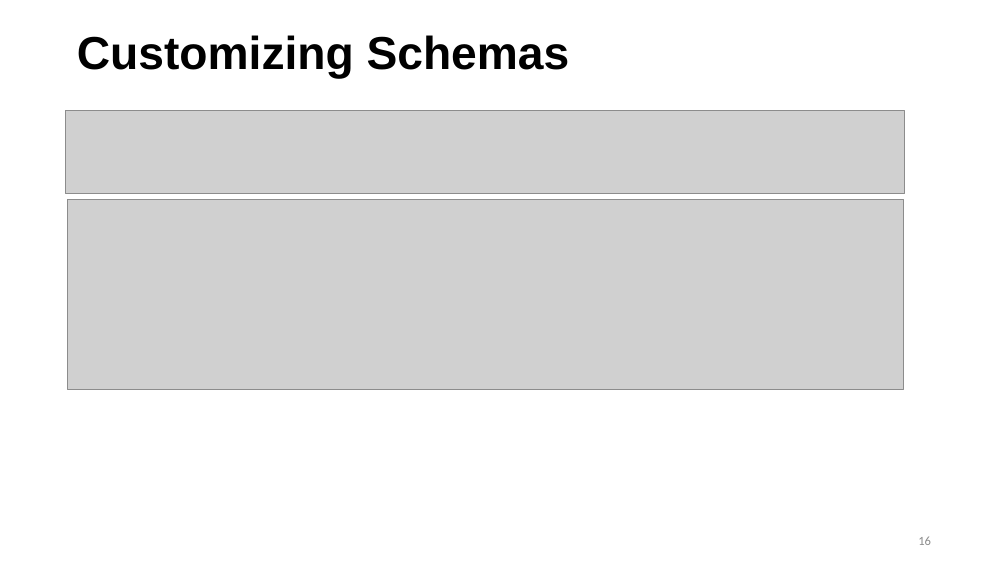
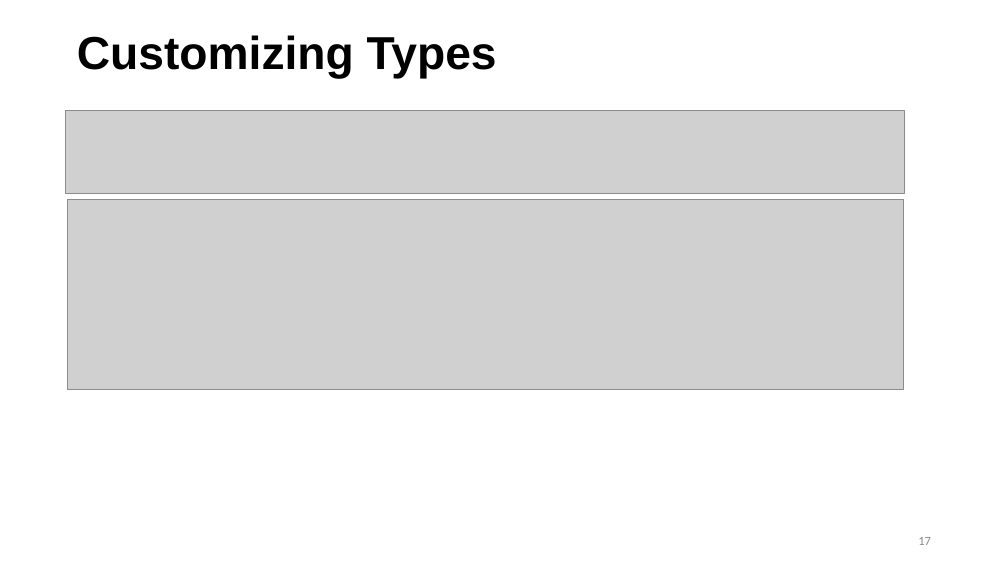
Before and after one commit to IBM/lale, a slide deck: slide 17 of talks/2019-1105-lale.pptx (slide 16 before the commit). Drawn at 1008x567 pixels with LibreOffice and Linux fonts; fonts in the diff are those of the drawing; grey boxes stand for pictures. Boxes give left, top, right and bottom in pixels: in the first picture for what was removed or moved away, otherwise in the second. Text is boxed around its words. In the diff, an @@ line names an element or a change of style, - is before the commit and + after.

```diff
--- a/talks/2019-1105-lale.pptx
+++ b/talks/2019-1105-lale.pptx
@@ title at (77,35,497,79): text changed @@
-Customizing Schemas
+Customizing Types
@@ page number at (918,537,931,545): text changed @@
-16
+17
```
Also in this commit, not shown: 7 other slides changed, 1 slide added, 2 other files.
